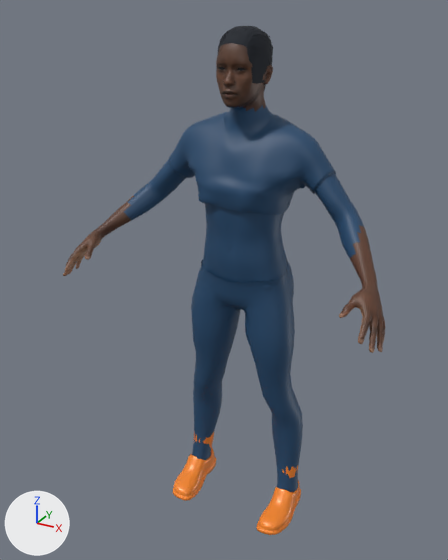
Renders of the Blender file src/assets/3d/kicklab-direction-c-athlete/v2/kicklab-makehuman-athlete.blend from each side of a commit.
Rendered twice from a 50 mm lens placed at (0.916, -1.848, 1.839), pointed at (-0.037, -0.117, 0.973). Lighting does not change. The marker at lower left points along +X, +Y and +Z. The picture after the commit comes second.

Objects in the first picture: 'KickLabCoreFootballBoots', 'KickLabCoreShortHair', 'KickLabCoreSportsuit', 'KickLabMakeHumanAthlete'.
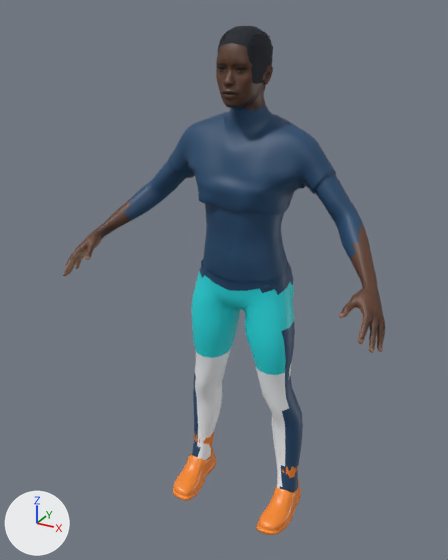
Location of each change, [x1, y1, x2, y2] in pixels of the pictures (448 x 560 px):
part 1 of me_female_sportsuit01, recoloured (dark blue to cyan)
    both: [191, 271, 294, 375]
part 2 of me_female_sportsuit01, recoloured (dark blue to white)
    both: [195, 347, 292, 488]

The edits, one by one:
Material 'KickLabCyan' (mat_kicklabcyan) is new.
Its base color is (0.015, 0.72, 0.76) (cyan #21dde2).
Its roughness is 0.45.
Material 'KickLabSockWhite' (mat_kicklabsockwhite) is new.
Its base color is (0.92, 0.95, 0.98) (white #f6f9fd).
Its roughness is 0.62.
me_female_sportsuit01 has 1797 vertices, 1718 faces and spans x -0.304..0.299, y -0.167..0.1, z 0.079..1.525.
me_female_sportsuit01 is used by ob_kicklabcoresportsuit; location (0.0, 0.0, 0.0).
me_female_sportsuit01 part 1: all 304 faces centred in x -0.189..0.189, y -0.128..0.098, z 0.667..0.959 switch from mat_kicklabnavy (dark blue #21486c) to mat_kicklabcyan (cyan #21dde2).
me_female_sportsuit01 part 2: 301 of the faces centred in x -0.19..0.19, y -0.109..0.057, z 0.09..0.642 switch from mat_kicklabnavy (dark blue #21486c) to mat_kicklabsockwhite (white #f6f9fd).
